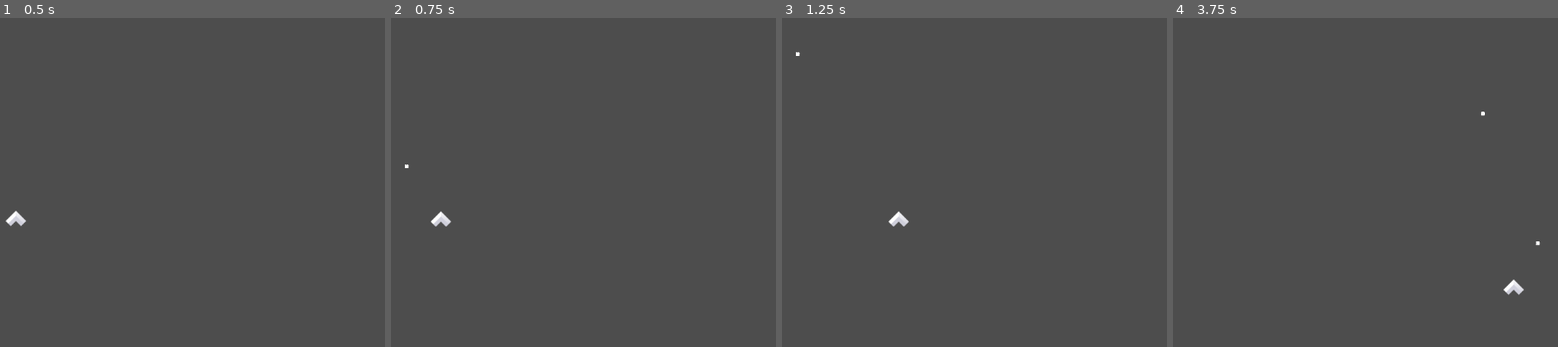
Above: before the commit, frames 1-4 (left to right).
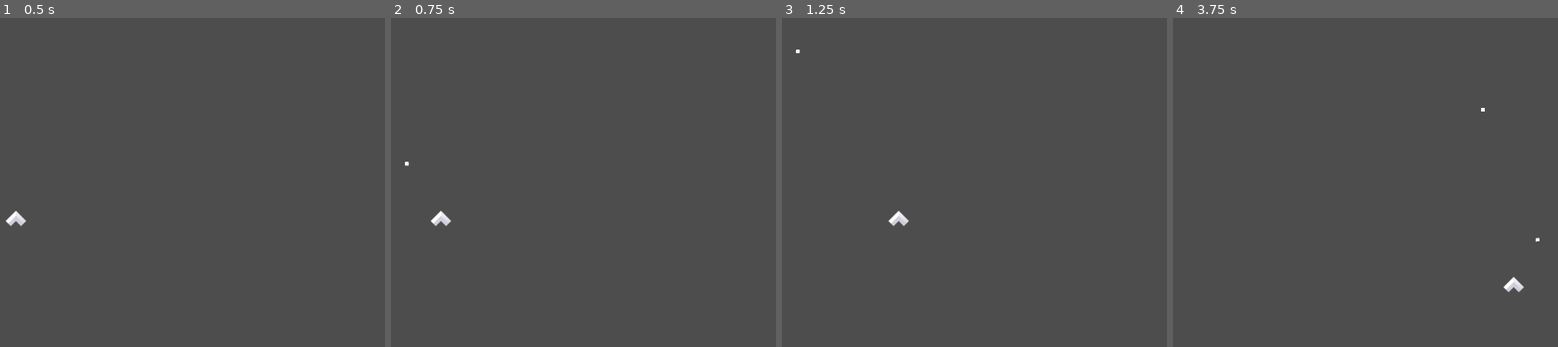
Above: after the commit, the same moments.

Repository: frameDoubt/space-game
Game: Godot game, scene res://game.tscn
Two runs of this game, one before a commit and one after it. Both use one fixed random seed, a clock stepped at 60 frames per second and the inputs below. The project has no main scene, so this scene is started directly.
Inputs:
- Up to frame 1 (0.5 s): no input
- Up to frame 2 (0.75 s): tap Enter at 0.5 s; hold D (strafe_right) from 0.53 s (still down); hold Space (fire) from 0.53 s (still down)
- Up to frame 3 (1.25 s): keep holding D (strafe_right); keep holding Space (fire)
- Up to frame 4 (3.75 s): release D (strafe_right) at 1.28 s; release Space (fire) at 1.28 s; hold S (back) 1.28-2.03 s; tap Space (fire) at 1.35, 2.85 s; hold D (strafe_right) 2.03-2.78 s; hold Space (fire) 2.03-2.78 s; hold Up (accelerate) 2.78-3.53 s; hold A (strafe_left) from 3.53 s (still down); hold Space (fire) from 3.53 s (still down)

Frame 1 is identical in both runs. In frame 2, less than 0.1% of the frame differs, in the area x 3-16%, y 43-64%; in frame 3, less than 0.1%; in frame 4, 0.2%, in the area x 80-96%, y 27-85%.

Commit message:
add player fire mechanic fix

Diff:
--- a/Characters/Players/player_0.tscn
+++ b/Characters/Players/player_0.tscn
@@ -5,20 +5,22 @@
 [ext_resource type="PackedScene" uid="uid://c3kears1cq5on" path="res://Characters/Components/Spawner.tscn" id="3_8hg3b"]
 
 [sub_resource type="CapsuleShape2D" id="CapsuleShape2D_xu5fs"]
-radius = 16.0
+radius = 12.0
 height = 32.0
 
 [node name="Player0" type="RigidBody2D"]
 linear_damp = 1.0
 angular_damp = 1.0
 script = ExtResource("1_jolt4")
+metadata/_edit_group_ = true
 
 [node name="Player0_Sprite" type="Sprite2D" parent="."]
 texture_filter = 3
 texture = ExtResource("1_k1hrn")
 
 [node name="CollisionShape2D" type="CollisionShape2D" parent="."]
-position = Vector2(0, 2)
+position = Vector2(0, 1)
+rotation = 1.5708
 shape = SubResource("CapsuleShape2D_xu5fs")
 
 [node name="Spawner" parent="." instance=ExtResource("3_8hg3b")]
